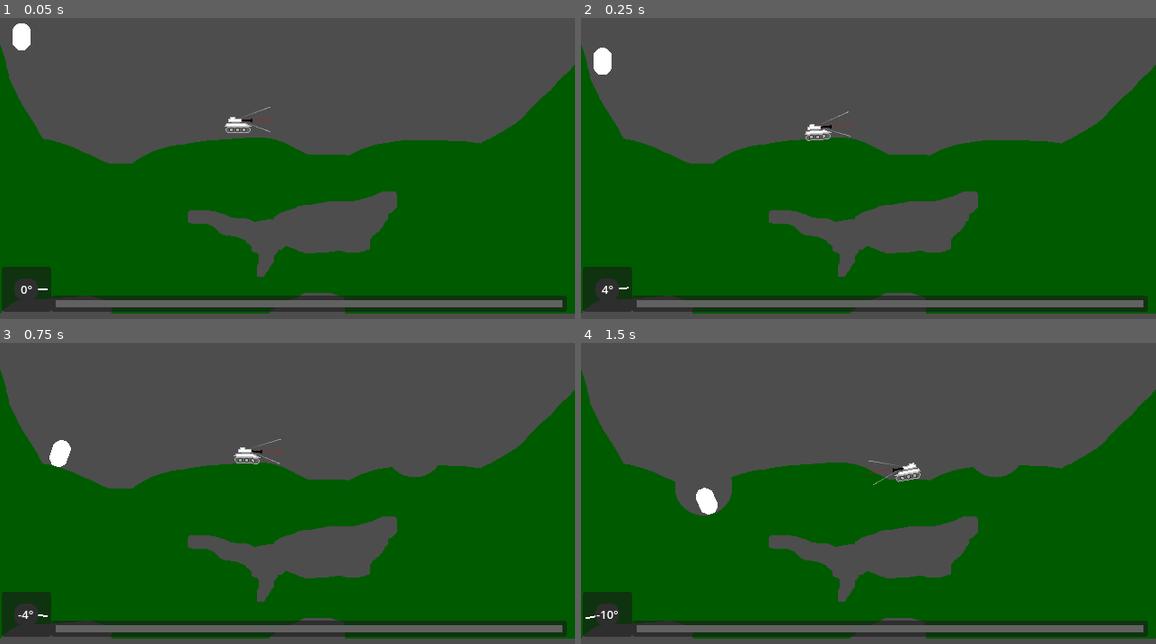
Above: before the commit, frames 1-4 (two rows, left to right).
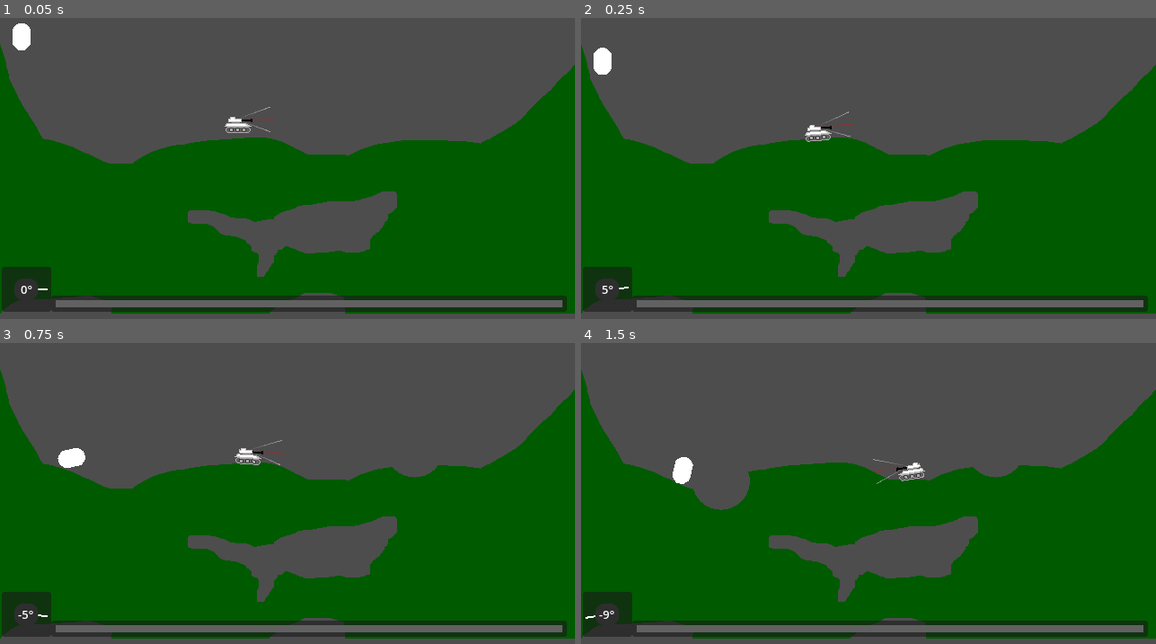
Above: after the commit, the same moments.

Repository: romaindurand/balistica
Game: Godot game, scene res://scenes/game.tscn
Same seed, same stepped clock (60 frames per second), same inputs: the game is played once before the commit and once after it.
Inputs (mouse positions are in pixels of both pictures, inside the frame that each line leads up to):
- Up to frame 1 (0.05 s): no input
- Up to frame 2 (0.25 s): no input
- Up to frame 3 (0.75 s): move the mouse to (414, 448) at 0.52 s; hold Right (move_right) from 0.53 s (still down); tap Down (aim_down) at 0.6 s; click (414, 448) at 0.67 s
- Up to frame 4 (1.5 s): move the mouse to (753, 505) at 1.27 s; release Right (move_right) at 1.28 s; hold Left (move_left) from 1.28 s (still down); tap Up (aim_up) at 1.35 s

Frame 1 is identical in both runs. In frame 2, 0.2% of the frame differs, in the area x 3-47%, y 31-92%; in frame 3, 0.6%; in frame 4, 1.3%, in the area x 1-60%, y 37-92%.

Commit message:
optimize collision compute time with map chunks

Diff:
--- a/scripts/map.gd
+++ b/scripts/map.gd
@@ -1,6 +1,6 @@
 extends Node2D
 
-const MarchingSquares = preload("res://scripts/marching_squares.gd")
+const MarchingSquaresScene = preload("res://scripts/marching_squares.gd")
 
 @onready var sprite: Sprite2D = $Sprite2D
 @onready var collisions_root: CollisionObject2D = $StaticBody2D
@@ -8,8 +8,11 @@
 var image: Image
 var texture: ImageTexture
 var collision_polygons: Array[CollisionPolygon2D] = []
+var collision_chunks: Dictionary = {}
 
 const STEP := 5
+const COLLISION_CHUNK_SIZE := 128
+const COLLISION_CHUNK_MARGIN := STEP * 2
 const SAMPLING_GRID_SIZE := 3
 const SAMPLING_RADIUS_SCALE := 0.75
 
@@ -23,33 +26,14 @@
 
 
 func rebuild_collision_fast():
-	var start_usec := Time.get_ticks_usec()
+	_clear_all_collision_polygons()
 
-	# Nettoyage
-	for c in collision_polygons:
-		if is_instance_valid(c):
-			c.queue_free()
-	collision_polygons.clear()
+	var max_chunk_x := int(ceil(image.get_width() / float(COLLISION_CHUNK_SIZE))) - 1
+	var max_chunk_y := int(ceil(image.get_height() / float(COLLISION_CHUNK_SIZE))) - 1
 
-	var origin := get_image_origin_offset()
-	var loops := MarchingSquares.build_loops_from_image_with_sampling(
-		image,
-		STEP,
-		0.5,
-		SAMPLING_GRID_SIZE,
-		SAMPLING_RADIUS_SCALE
-	)
-
-	for loop in loops:
-		var col := CollisionPolygon2D.new()
-		col.build_mode = CollisionPolygon2D.BUILD_SEGMENTS
-		col.position = origin
-		col.polygon = loop
-		collisions_root.add_child(col)
-		collision_polygons.append(col)
-
-	var elapsed_ms := (Time.get_ticks_usec() - start_usec) / 1000.0
-	print("[MapCollision] rebuild=%.3f ms loops=%d polygons=%d" % [elapsed_ms, loops.size(), collision_polygons.size()])
+	for chunk_y in range(max_chunk_y + 1):
+		for chunk_x in range(max_chunk_x + 1):
+			_rebuild_collision_chunk(Vector2i(chunk_x, chunk_y))
 
 
 func is_solid(x: int, y: int) -> bool:
@@ -69,7 +53,15 @@
 
 
 func update_collisions_in_rect(_min_x: int, _min_y: int, _max_x: int, _max_y: int):
-	rebuild_collision_fast()
+	var chunk_min := _image_position_to_chunk(Vector2i(_min_x - COLLISION_CHUNK_MARGIN, _min_y - COLLISION_CHUNK_MARGIN))
+	var chunk_max := _image_position_to_chunk(Vector2i(_max_x + COLLISION_CHUNK_MARGIN, _max_y + COLLISION_CHUNK_MARGIN))
+	var max_chunk := _image_position_to_chunk(Vector2i(image.get_width() - 1, image.get_height() - 1))
+	chunk_min = Vector2i(clampi(chunk_min.x, 0, max_chunk.x), clampi(chunk_min.y, 0, max_chunk.y))
+	chunk_max = Vector2i(clampi(chunk_max.x, 0, max_chunk.x), clampi(chunk_max.y, 0, max_chunk.y))
+
+	for chunk_y in range(chunk_min.y, chunk_max.y + 1):
+		for chunk_x in range(chunk_min.x, chunk_max.x + 1):
+			_rebuild_collision_chunk(Vector2i(chunk_x, chunk_y))
 
 
 func destroy_circle(global_center: Vector2, radius: float):
@@ -94,6 +86,72 @@
 	texture.update(image)
 	update_collisions_in_rect(min_x, min_y, max_x, max_y)
 
+
+func _clear_all_collision_polygons():
+	for c in collision_polygons:
+		if is_instance_valid(c):
+			c.queue_free()
+	collision_polygons.clear()
+	collision_chunks.clear()
+
+
+func _image_position_to_chunk(image_position: Vector2i) -> Vector2i:
+	return Vector2i(
+		int(floor(image_position.x / float(COLLISION_CHUNK_SIZE))),
+		int(floor(image_position.y / float(COLLISION_CHUNK_SIZE)))
+	)
+
+
+func _get_chunk_sample_rect(chunk: Vector2i) -> Rect2i:
+	var chunk_origin := chunk * COLLISION_CHUNK_SIZE
+	var min_x := clampi(chunk_origin.x - COLLISION_CHUNK_MARGIN, 0, image.get_width())
+	var min_y := clampi(chunk_origin.y - COLLISION_CHUNK_MARGIN, 0, image.get_height())
+	var max_x := clampi(chunk_origin.x + COLLISION_CHUNK_SIZE + COLLISION_CHUNK_MARGIN, 0, image.get_width())
+	var max_y := clampi(chunk_origin.y + COLLISION_CHUNK_SIZE + COLLISION_CHUNK_MARGIN, 0, image.get_height())
+	return Rect2i(min_x, min_y, max_x - min_x, max_y - min_y)
+
+
+func _remove_collision_chunk(chunk: Vector2i):
+	if not collision_chunks.has(chunk):
+		return
+
+	var chunk_polygons: Array = collision_chunks[chunk]
+	for col in chunk_polygons:
+		collision_polygons.erase(col)
+		if is_instance_valid(col):
+			col.queue_free()
+	collision_chunks.erase(chunk)
+
+
+func _rebuild_collision_chunk(chunk: Vector2i):
+	_remove_collision_chunk(chunk)
+
+	var sample_rect := _get_chunk_sample_rect(chunk)
+	if sample_rect.size.x <= 0 or sample_rect.size.y <= 0:
+		collision_chunks[chunk] = []
+		return
+
+	var chunk_image := image.get_region(sample_rect)
+	var loops := MarchingSquaresScene.build_loops_from_image_with_sampling(
+		chunk_image,
+		STEP,
+		0.5,
+		SAMPLING_GRID_SIZE,
+		SAMPLING_RADIUS_SCALE
+	)
+
+	var origin := get_image_origin_offset() + Vector2(sample_rect.position)
+	var chunk_polygons: Array[CollisionPolygon2D] = []
+	for loop in loops:
+		var col := CollisionPolygon2D.new()
+		col.build_mode = CollisionPolygon2D.BUILD_SEGMENTS
+		col.position = origin
+		col.polygon = loop
+		collisions_root.add_child(col)
+		collision_polygons.append(col)
+		chunk_polygons.append(col)
+	collision_chunks[chunk] = chunk_polygons
+
 func _input(event):
 	if event is InputEventMouseButton:
 		if event.pressed and event.button_index == MOUSE_BUTTON_LEFT:
